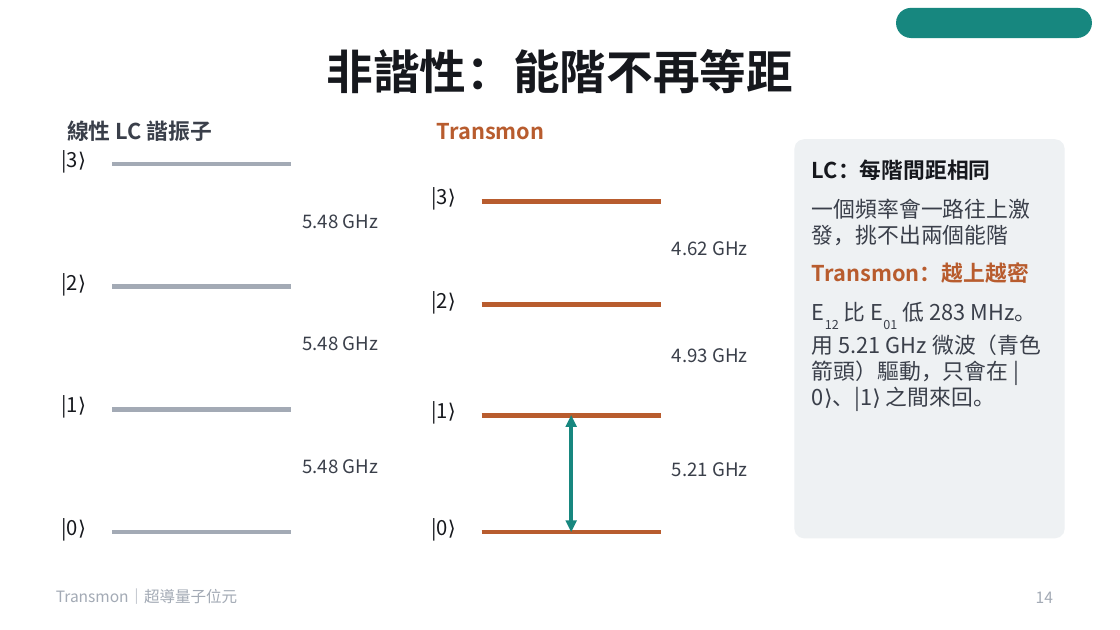
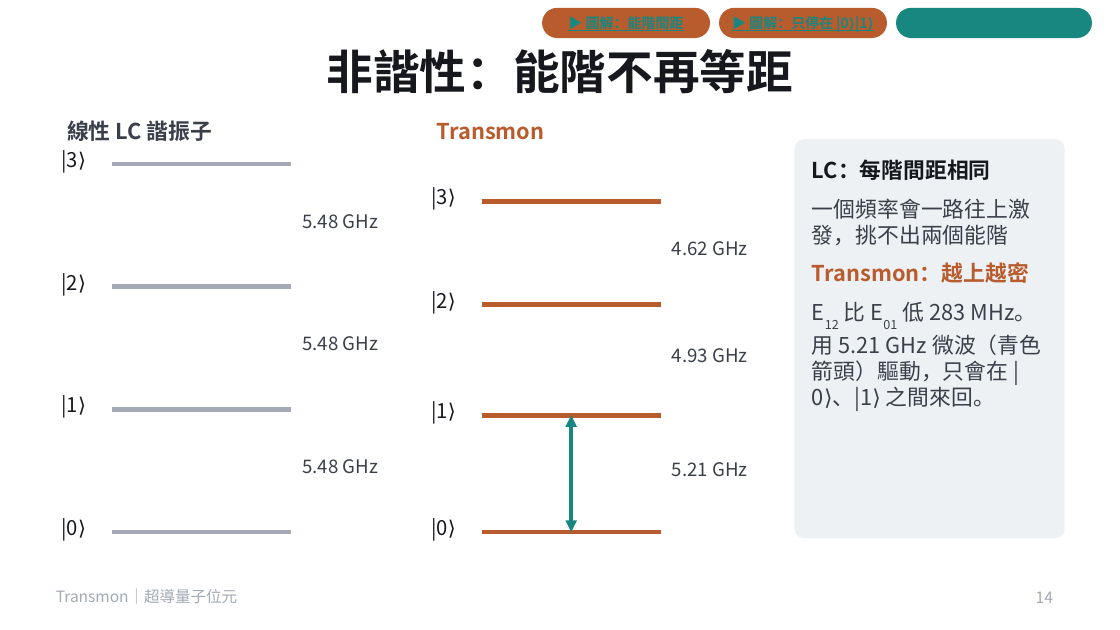
Before and after one commit to pcpcchen-coder/QuantumComputing, a slide deck: slide 14 of slides/transmon.pptx. Drawn at 1120x630 pixels with LibreOffice and Linux fonts; fonts in the diff are those of the drawing. Boxes give left, top, right and bottom in pixels: in the first picture for what was removed or moved away, otherwise in the second. Text is boxed around its words. In the diff, an @@ line names an element or a change of style, - is before the commit and + after.

```diff
--- a/slides/transmon.pptx
+++ b/slides/transmon.pptx
@@ rounded rectangle added at (542, 8, 710, 38), fill #B85C2E, 9 pt, text #17877F, bold, underline @@
+▶ 圖解：能階間距
@@ rounded rectangle added at (719, 8, 887, 38), fill #B85C2E, 9 pt, text #17877F, bold, underline @@
+▶ 圖解：只停在 |0⟩|1⟩
```
Also in this commit, not shown: 8 other slides changed, 5 other files.
